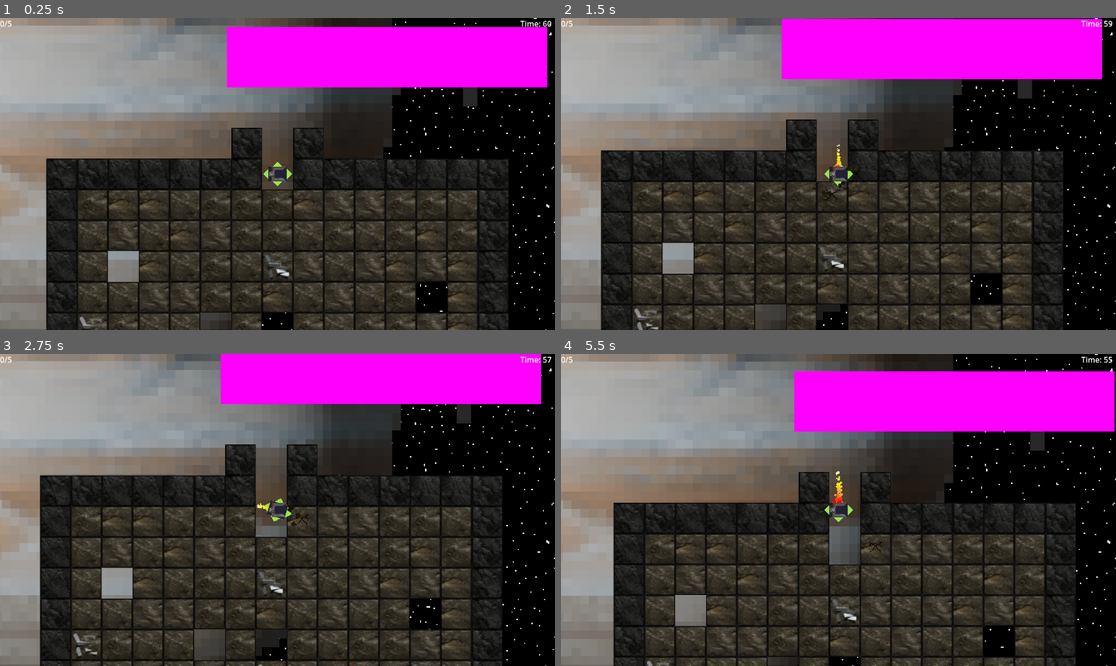
Above: before the commit, frames 1-4 (two rows, left to right).
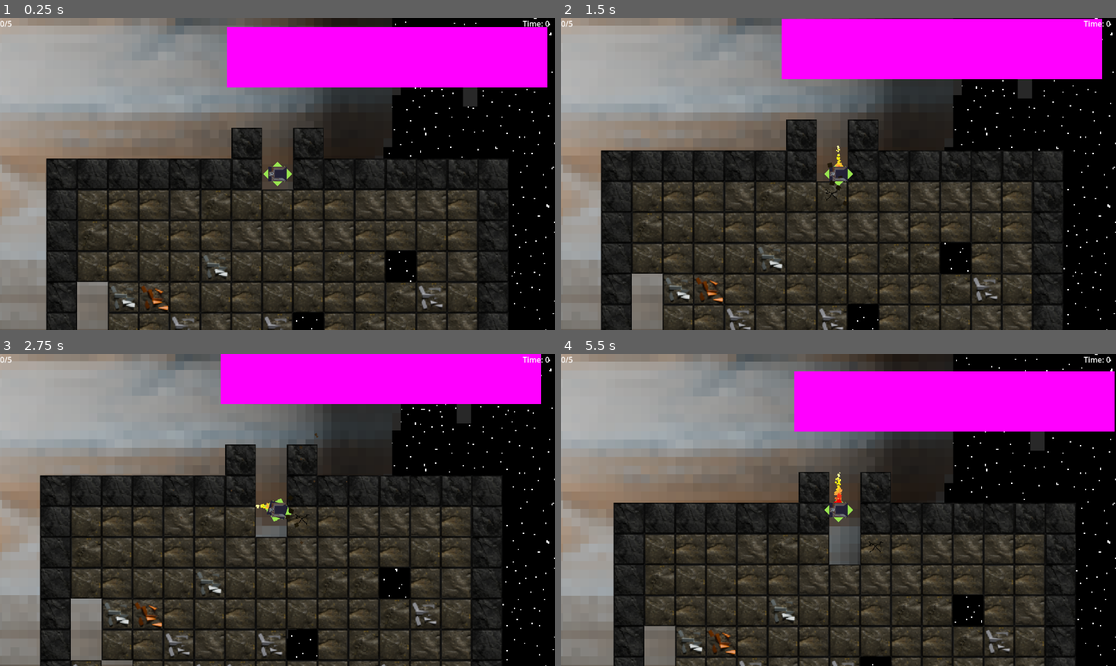
Above: after the commit, the same moments.

Repository: MissionToPsyche-Iridium/iridium_21q_web_game-csu
Game: Godot game, scene res://Scenes/pre.tscn
Two runs of this game, one before a commit and one after it. Both use one fixed random seed, a clock stepped at 60 frames per second and the inputs below.
Inputs:
- Up to frame 1 (0.25 s): no input
- Up to frame 2 (1.5 s): hold D (right) 0.53-1.28 s; tap Space (Leave) at 0.6, 1.35 s; hold S (down) from 1.28 s (still down)
- Up to frame 3 (2.75 s): release S (down) at 2.03 s; hold D (right) from 2.03 s (still down); tap Space (Leave) at 2.1 s
- Up to frame 4 (5.5 s): release D (right) at 2.78 s; hold W (up) 2.78-3.53 s; tap Space (Leave) every 0.75 s from 2.85 to 5.1 s; hold A (left) 3.53-5.03 s; tap Enter at 4.25 s; hold S (down) from 5.03 s (still down)

The runs differ from the first frame. In frame 1, 7.2% of the frame differs, in the area x 8-100%, y 0-100%; in frame 2, 7.8%; in frame 3, 8.3%, in the area x 7-100%, y 0-100%; in frame 4, 6.5%.

Commit message:
Item System
-Created a very basic item system
-Only supports passive upgrades for now
-edited gamemaster to be more dynamic.
-drone luck now works

Diff:
--- /dev/null
+++ b/Assets/items/Passive/LuckyEgg.gd
@@ -0,0 +1,15 @@
+class_name LuckyEgg
+extends Item
+
+
+func _init() -> void:
+	name = "Lucky Egg"
+	tooltip = "You feel lucky..."
+	effecttext = ["[color=green]+3%[/color] Luck"]
+	rarity = 0
+	sprite = preload("res://Assets/items/images/LuckyEgg.png")
+	price = 3
+
+
+func on_get():
+	Dronestats.droneluck += 0.05
--- /dev/null
+++ b/Assets/items/base/item.gd
@@ -0,0 +1,22 @@
+class_name Item
+extends Resource
+
+#Should never be used to make an item, just here for active and passives to extend.
+
+@export var name: String #Name of item shown to player. in code.
+@export var effecttext: Array = [] #Text displayed on the shop option. Supports Rich Text. Each item in the arr = new line.
+@export var tooltip: String #Tooltip shown on hover.
+@export var rarity: int # 0 = Common, 1 = Uncommon, 2 = Rare, 3 = Legendary.
+@export var price: int #Price of item
+@export var sprite: Texture2D #Image of the item.
+
+func _init(p_name: String, p_tooltip: String, p_rarity: int, p_price: int, p_sprite: Texture2D) -> void:
+	name = p_name
+	tooltip = p_tooltip
+	rarity = p_rarity
+	price = p_price
+	sprite = p_sprite
+
+func on_get(): #On buying.
+	print("ERROR: item has base the _on_get() function!")
+	return 0
--- /dev/null
+++ b/Assets/items/base/itemdict.gd
@@ -0,0 +1,8 @@
+extends Node
+
+#A giant dict of every item. Both Passive AND active.
+@onready var passives: Array = []
+
+func _ready() -> void:
+	passives.append(LuckyEgg.new())
+	pass
--- a/Assets/items/basedefs/item.gd
+++ /dev/null
@@ -1,12 +0,0 @@
-extends Resource
-
-
-#Should never be used to make an item, just here for active and passives to extend.
-
-@export var name: String #Name of item shown to player.
-@export var internal_name: String #Name of item in code.
-@export var effect: Callable #Function for aug of stats.
-@export var tooltip: String #Tooltip shown on hover.
-@export var rarity: int # 0 = Common, 1 = Uncommon, 2 = Rare, 3 = Legendary.
-@export var price: int #Price of item
-@export var sprite: Texture2D #Image of the item.
--- a/scripts/dronestats.gd
+++ b/scripts/dronestats.gd
@@ -11,7 +11,7 @@
 @onready var drillstr: int = 0 #TODO, not used anywhere right now. How effected a drill is by harder blocks.
 
 @onready var dronespeed: int = 200 #How fast the drone moves.
-
+@onready var droneluck: float = 0.0 #How lucky the drone is for events.
 @onready var tubespeed: float = 2 #Time (sec) between objects leaving the drone and entering the mothership.
 
 
--- a/scripts/gamemaster.gd
+++ b/scripts/gamemaster.gd
@@ -2,17 +2,15 @@
 
 @onready var timer = Timer.new() #Games timer.
 
-var timetillloss: int = 60 #How much time in sec the player has till they lose.
-var minesizex: int = 15 #Mine size, incs by X every loop.
-var minesizey: int = 15 #Mine size Y.
-
-@onready var pre = preload("res://Scenes/pre.tscn")
+@onready var timetillloss: int = 120 #How much time in sec the player has till they lose.
+@onready var minesizex: int = 15 #Mine size, incs by X every loop.
+@onready var minesizey: int = 15 #Mine size Y.
 
 func _ready() -> void:
+	seed(randi_range(0,25565))
 	add_child(timer)
 	timer.connect("timeout", _on_game_clock_timeout)
 	timer.one_shot = true
-	timer.start(timetillloss)
 	pass
 
 func _on_game_clock_timeout(): #when the timer ends, the player loses.
@@ -33,7 +31,7 @@
 func leave_shop(): #Called when we leave the shop.
 	pass
 
-func start_pre(): #Called when the game starts from the title screen.
-	seed(randi_range(0,25565))
+func start_pre(): #Called when the game switches to the next mine.
+	timer.start(timetillloss)
 	get_tree().change_scene_to_file("res://Scenes/pre.tscn")
 	pass
--- a/scripts/mine.gd
+++ b/scripts/mine.gd
@@ -68,10 +68,21 @@
 
 	#Then spawn pickup(s) IF NEEDED. Need luck stat for player in global, not finished yet so set to 1 per block.
 	if id != 1: #If we did NOT mine rock...
-		var pickup: Node2D = pickup.instantiate()
-		pickup.position = pos
-		pickup.id = id
-		add_child(pickup)
+		#Take luck into account.
+		var intluck: int = Dronestats.droneluck #How many we MUST spawn for over 100% luck.
+		var chance: float = Dronestats.droneluck - intluck #Ex, 4.50 - 4 = .50
+		var pickupinstance: Node2D
+		for i in intluck:
+			pickupinstance = pickup.instantiate()
+			pickupinstance.position = pos
+			pickupinstance.id = id
+			add_child(pickupinstance)
+		var roll = randf_range(0, 1)
+		if roll >= chance:
+			pickupinstance = pickup.instantiate()
+			pickupinstance.position = pos
+			pickupinstance.id = id
+			add_child(pickupinstance)
 
 
 func init_grid_array(h, w):
--- a/scripts/pre.gd
+++ b/scripts/pre.gd
@@ -13,8 +13,8 @@
 	var mothership = mothershippacked.instantiate()
 	#Add as child to this node.
 	#Figure out dif scale function. For now hard set height and width.
-	mine.height = 15
-	mine.width = 15
+	mine.height = Gamemaster.minesizey
+	mine.width = Gamemaster.minesizex
 	#DO NOT EDIT VARS OF OBJECTS AFTER THEY HAVE BEEN ADDED AS CHILDREN.
 	add_child(mine)
 	#Move drone and mothership to pos.
Empty file removed: Assets/items/basedefs/passive.gd
Binary file added: Assets/items/images/LuckyEgg.png
Not shown, added: Assets/items/images/LuckyEgg.png.import
